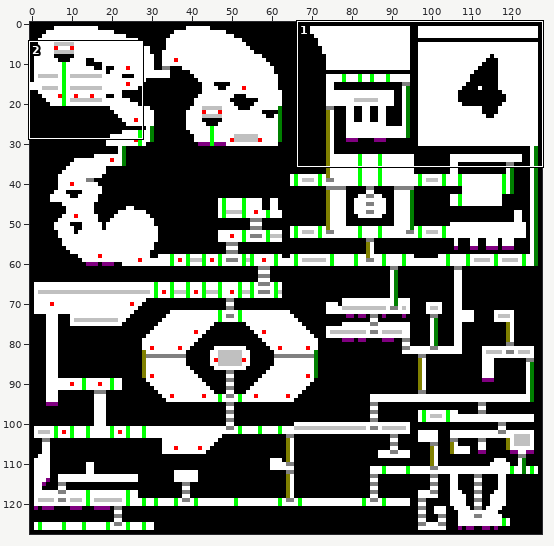
Two versions of one sprite sheet, rsc/maps/map0.png. The picture above shows the old version from afar; the outline marks the close-up.
Close-up. As it was:
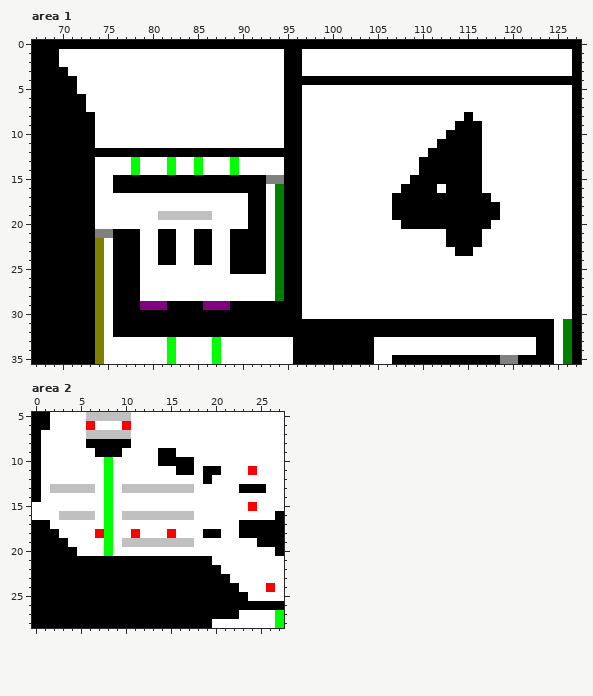
The file is 128x128 pixels. Shown: area 1: x 67..127, y 0..35; area 2: x 0..27, y 5..28.
Now the later version:
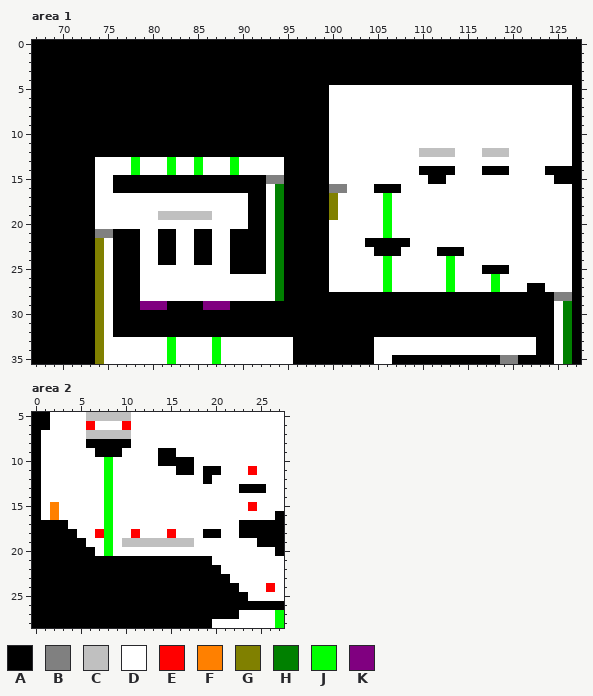
Palette (. is transparent): A #000000  B #808080  C #c0c0c0  D #ffffff  E #ff0000  F #ff8000  G #808000  H #008000  J #00ff00  K #800080
Diff:
Area 1:
y 1..2: x 70..94 DDDDDDDDDDDDDDDDDDDDDDDDD -> AAAAAAAAAAAAAAAAAAAAAAAAA; x 97..126 DDDDDDDDDDDDDDDDDDDDDDDDDDDDDD -> AAAAAAAAAAAAAAAAAAAAAAAAAAAAAA
y 3: x 71..94 DDDDDDDDDDDDDDDDDDDDDDDD -> AAAAAAAAAAAAAAAAAAAAAAAA; x 97..126 DDDDDDDDDDDDDDDDDDDDDDDDDDDDDD -> AAAAAAAAAAAAAAAAAAAAAAAAAAAAAA
y 4: x 72..94 DDDDDDDDDDDDDDDDDDDDDDD -> AAAAAAAAAAAAAAAAAAAAAAA
y 5: x 72..94 DDDDDDDDDDDDDDDDDDDDDDD -> AAAAAAAAAAAAAAAAAAAAAAA; x 97..99 DDD -> AAA
y 6..7: x 73..94 DDDDDDDDDDDDDDDDDDDDDD -> AAAAAAAAAAAAAAAAAAAAAA; x 97..99 DDD -> AAA
y 8: x 74..94 DDDDDDDDDDDDDDDDDDDDD -> AAAAAAAAAAAAAAAAAAAAA; x 97..99 DDD -> AAA; x 115 A -> D
y 9: x 74..94 DDDDDDDDDDDDDDDDDDDDD -> AAAAAAAAAAAAAAAAAAAAA; x 97..99 DDD -> AAA; x 114..116 AAA -> DDD
y 10: x 74..94 DDDDDDDDDDDDDDDDDDDDD -> AAAAAAAAAAAAAAAAAAAAA; x 97..99 DDD -> AAA; x 113..116 AAAA -> DDDD
y 11: x 74..94 DDDDDDDDDDDDDDDDDDDDD -> AAAAAAAAAAAAAAAAAAAAA; x 97..99 DDD -> AAA; x 112..116 AAAAA -> DDDDD
y 12: x 97..99 DDD -> AAA; x 110..119 DAAAAAADDD -> CCCCDDDCCC
y 13: x 97..99 DDD -> AAA; x 110..116 AAAAAAA -> DDDDDDD
y 14: x 97..99 DDD -> AAA; x 114..119 AAADDD -> DDDAAA; x 124..126 DDD -> AAA
y 15: x 97..99 DDD -> AAA; x 109..110 AA -> DD; x 113..116 AAAA -> DDDD; x 125..126 DD -> AA
y 16: x 97..101 DDDDD -> AAABB; x 105..111 DDDAAAA -> AAADDDD; x 113..116 AAAA -> DDDD
y 17: x 97..100 DDDD -> AAAG; x 106..117 DAAAAAAAAAAA -> JDDDDDDDDDDD
y 18..19: x 97..100 DDDD -> AAAG; x 106..118 DAAAAAAAAAAAA -> JDDDDDDDDDDDD
y 20: x 97..99 DDD -> AAA; x 106 D -> J; x 108..117 AAAAAAAAAA -> DDDDDDDDDD
y 21: x 97..99 DDD -> AAA; x 106 D -> J; x 113..116 AAAA -> DDDD
y 22: x 97..99 DDD -> AAA; x 104..108 DDDDD -> AAAAA; x 113..116 AAAA -> DDDD
y 23: x 97..99 DDD -> AAA; x 105..107 DDD -> AAA; x 112..113 DD -> AA; x 115 A -> D
y 24: x 97..99 DDD -> AAA; x 106 D -> J; x 113 D -> J
y 25: x 97..99 DDD -> AAA; x 106 D -> J; x 113 D -> J; x 117..119 DDD -> AAA
y 26: x 97..99 DDD -> AAA; x 106 D -> J; x 113 D -> J; x 118 D -> J
y 27: x 97..99 DDD -> AAA; x 106 D -> J; x 113 D -> J; x 118 D -> J; x 122..123 DD -> AA
y 28: x 97..126 DDDDDDDDDDDDDDDDDDDDDDDDDDDDDD -> AAAAAAAAAAAAAAAAAAAAAAAAAAAABB
y 29..30: x 97..124 DDDDDDDDDDDDDDDDDDDDDDDDDDDD -> AAAAAAAAAAAAAAAAAAAAAAAAAAAA; x 126 D -> H
Area 2:
y 13: x 2..6 CCCCC -> DDDDD; x 10..17 CCCCCCCC -> DDDDDDDD
y 15: x 0 D -> A; x 2 D -> F
y 16: x 0 D -> A; x 2..6 DCCCC -> FDDDD; x 10..17 CCCCCCCC -> DDDDDDDD
y 17: x 2..3 DD -> AA
y 18: x 3..4 DD -> AA
y 19: x 4..5 DD -> AA
y 20: x 5..6 DD -> AA
Pixel boxes of the changes (left, top, right, bottom) in both close-ups:
changed: (59, 49, 572, 319)
changed: (32, 484, 194, 556)
